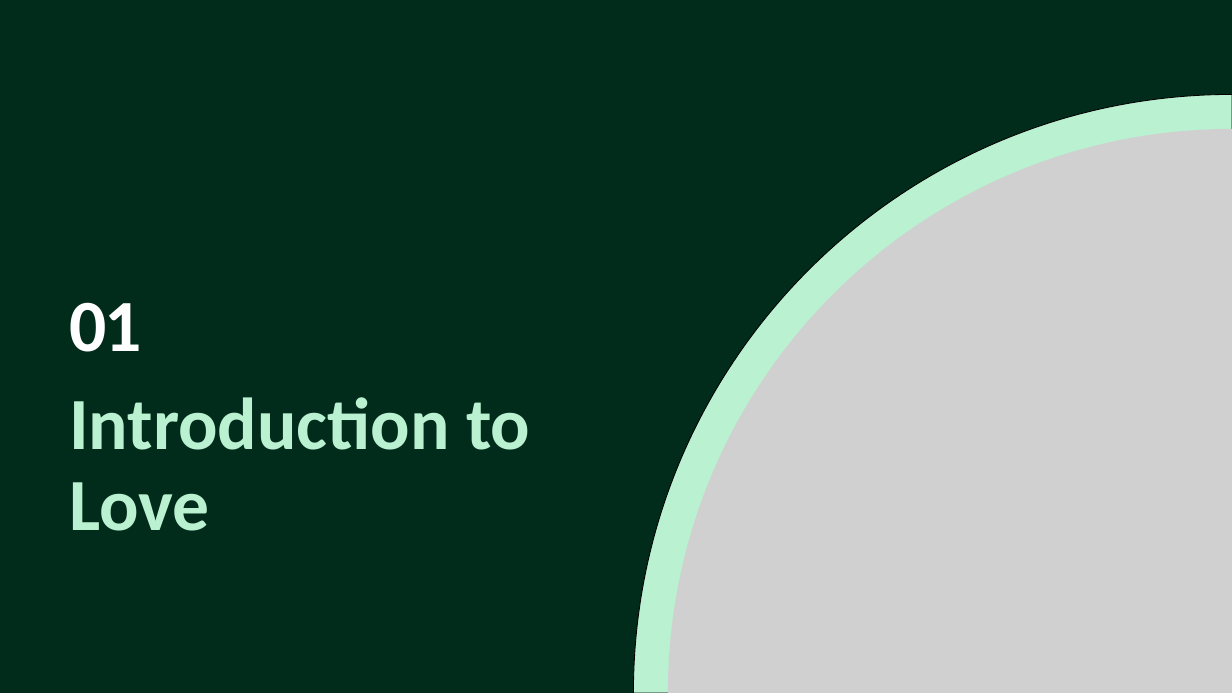
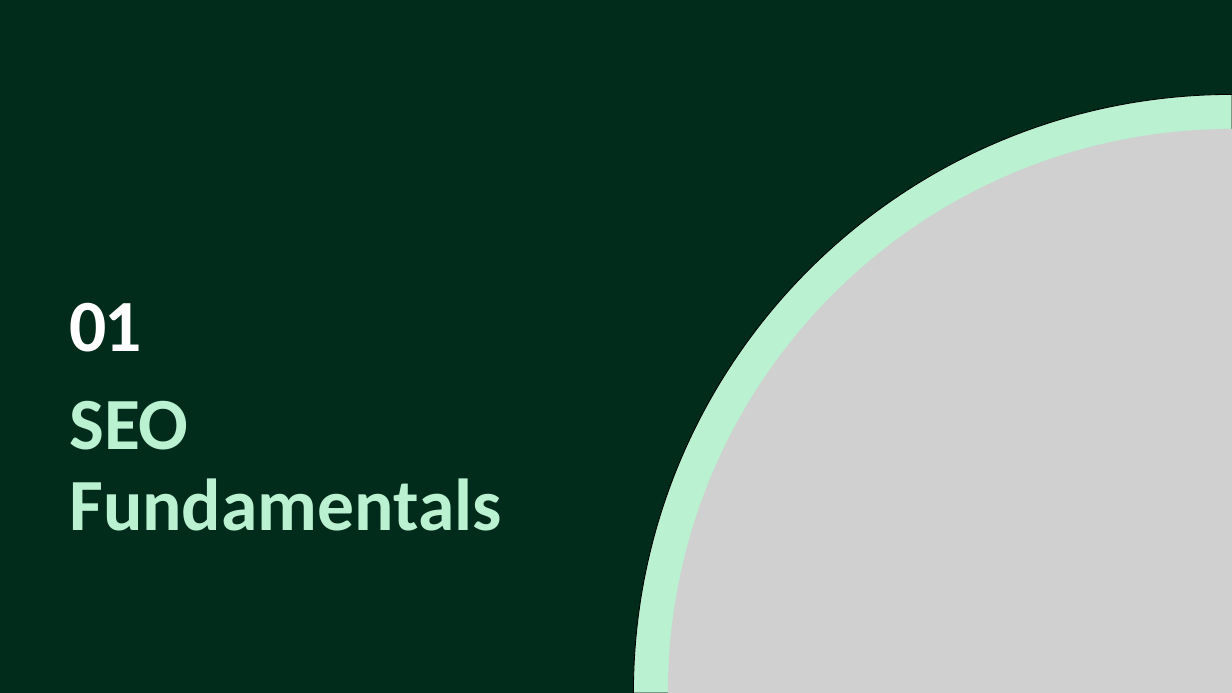
Before and after one commit to Manpreet1710/ppt-maker, a slide deck: slide 3 of output_ppt.pptx. Drawn at 1232x693 pixels with LibreOffice and Linux fonts; fonts in the diff are those of the drawing; grey boxes stand for pictures. Boxes give left, top, right and bottom in pixels: in the first picture for what was removed or moved away, otherwise in the second. Text is boxed around its words. In the diff, an @@ line names an element or a change of style, - is before the commit and + after.

```diff
--- a/output_ppt.pptx
+++ b/output_ppt.pptx
@@ text at (69, 400, 501, 531): text changed @@
-Introduction to Love
+SEO Fundamentals
```
Also in this commit, not shown: 6 other slides changed, 13 slides added, 13 slides removed, 7 other files.
